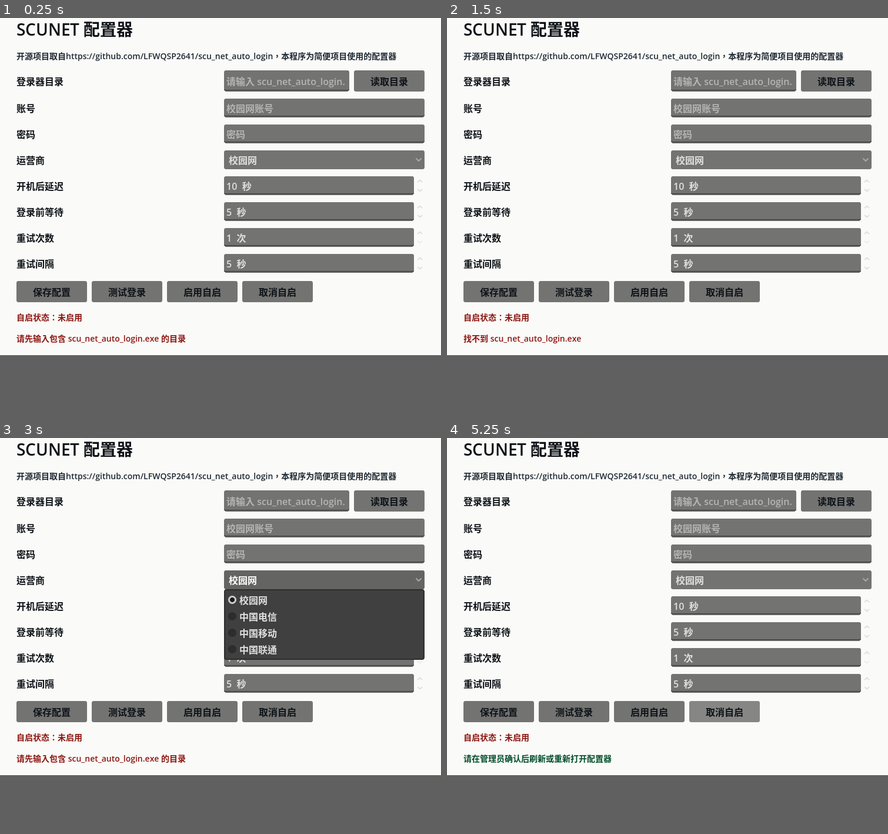
Above: before the commit, frames 1-4 (two rows, left to right).
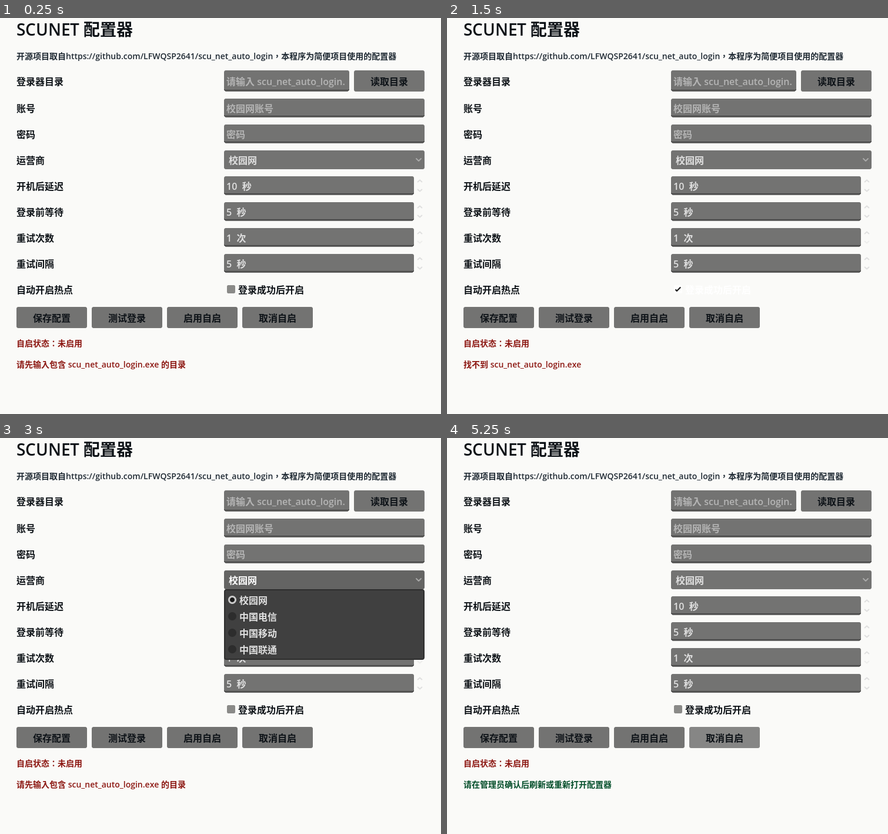
Above: after the commit, the same moments.

Repository: Alswek123/scu-net-auto-login-gui
Game: Godot game, scene res://Main.tscn
Same seed, same stepped clock (60 frames per second), same inputs: the game is played once before the commit and once after it.
Inputs (mouse positions are in pixels of both pictures, inside the frame that each line leads up to):
- Up to frame 1 (0.25 s): no input
- Up to frame 2 (1.5 s): click "保存配置" at 0.5 s; click (773, 247) at 1.25 s, where only the run after the commit has a clickable "登录成功后开启"
- Up to frame 3 (3 s): click "读取目录" at 2 s; click "校园网" at 2.75 s
- Up to frame 4 (5.25 s): click "测试登录" at 3.5 s; click "启用自启" at 4.25 s; click "取消自启" at 5 s
In our replay, the window is 750x600 before the commit and 750x700 after it. These sizes can differ from the game's own. Grey fills any space a smaller window leaves; there, only what the larger window draws over its background counts as a difference.

The runs differ from the first frame. In frame 1, 7.6% of the frame differs, in the area x 3-71%, y 66-89%; in frame 2, 7.4%; in frame 3, 7.6%; in frame 4, 7.9%.

Commit message:
Update project files

Diff:
--- a/project.godot
+++ b/project.godot
@@ -13,11 +13,10 @@
 config/name="SCUNET Config Tool"
 run/main_scene="res://Main.tscn"
 config/features=PackedStringArray("4.6")
-boot_splash/image="res://布丁猫.png"
 config/icon="res://布丁猫.png"
 
 [display]
 
 window/size/viewport_width=750
-window/size/viewport_height=600
+window/size/viewport_height=700
 window/stretch/mode="canvas_items"
--- a/scripts/Main.gd
+++ b/scripts/Main.gd
@@ -25,6 +25,7 @@
 var initial_delay_spin: SpinBox
 var retry_count_spin: SpinBox
 var retry_delay_spin: SpinBox
+var hotspot_check: CheckBox
 var status_label: Label
 var task_label: Label
 
@@ -109,6 +110,10 @@
 	retry_delay_spin = _spin(DEFAULT_RETRY_DELAY, 1, 120, " 秒")
 	grid.add_child(retry_delay_spin)
 
+	grid.add_child(_label("自动开启热点", 16))
+	hotspot_check = _check_box("登录成功后开启")
+	grid.add_child(hotspot_check)
+
 	var buttons := HBoxContainer.new()
 	buttons.add_theme_constant_override("separation", 8)
 	box.add_child(buttons)
@@ -163,6 +168,16 @@
 	return spin
 
 
+func _check_box(text: String) -> CheckBox:
+	var check_box := CheckBox.new()
+	check_box.text = text
+	check_box.add_theme_color_override("font_color", TEXT_COLOR)
+	check_box.add_theme_color_override("font_hover_color", TEXT_COLOR)
+	check_box.add_theme_color_override("font_pressed_color", TEXT_COLOR)
+	check_box.add_theme_color_override("font_focus_color", TEXT_COLOR)
+	return check_box
+
+
 func _add_service(label: String, value: String) -> void:
 	var index := service_box.item_count
 	service_box.add_item(label)
@@ -205,6 +220,7 @@
 	initial_delay_spin.value = int(config.get("initialDelay", DEFAULT_INITIAL_DELAY))
 	retry_count_spin.value = int(config.get("retryCount", DEFAULT_RETRY_COUNT))
 	retry_delay_spin.value = int(config.get("retryDelay", DEFAULT_RETRY_DELAY))
+	hotspot_check.button_pressed = bool(config.get("enableHotspot", false))
 
 
 func _apply_directory() -> void:
@@ -274,6 +290,7 @@
 	config["initialDelay"] = int(initial_delay_spin.value)
 	config["retryCount"] = int(retry_count_spin.value)
 	config["retryDelay"] = int(retry_delay_spin.value)
+	config["enableHotspot"] = hotspot_check.button_pressed
 
 	DirAccess.make_dir_recursive_absolute(_join(release_dir, "Config"))
 	var file := FileAccess.open(_join(release_dir, CONFIG_FILE), FileAccess.WRITE)
Not shown, changed: RELEASE_NOTES.md
